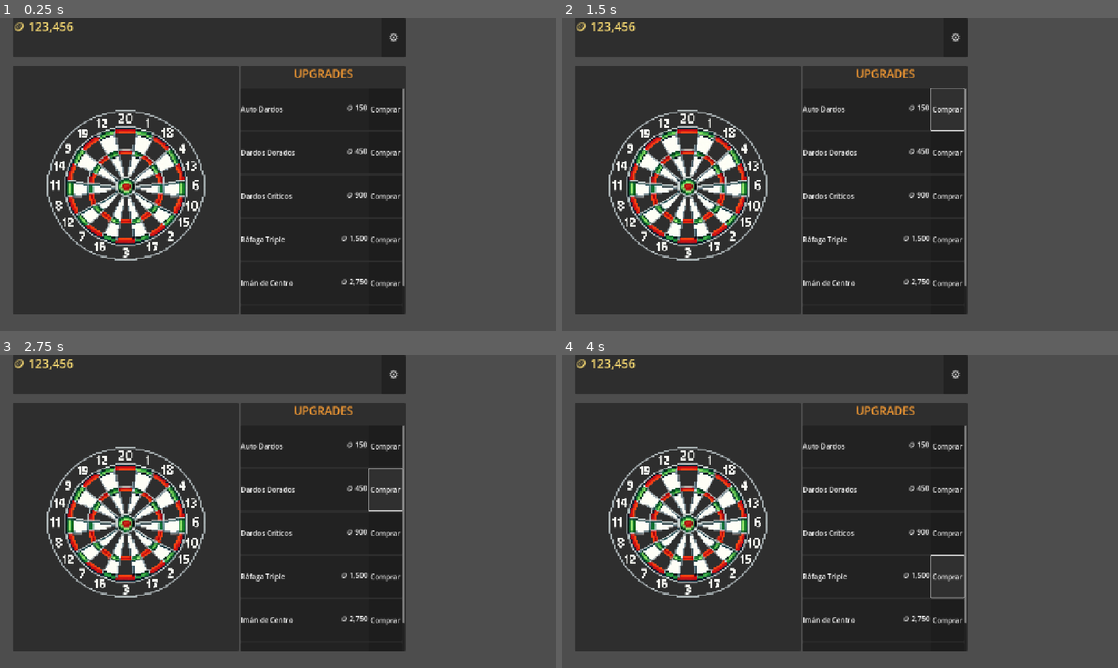
Above: before the commit, frames 1-4 (two rows, left to right).
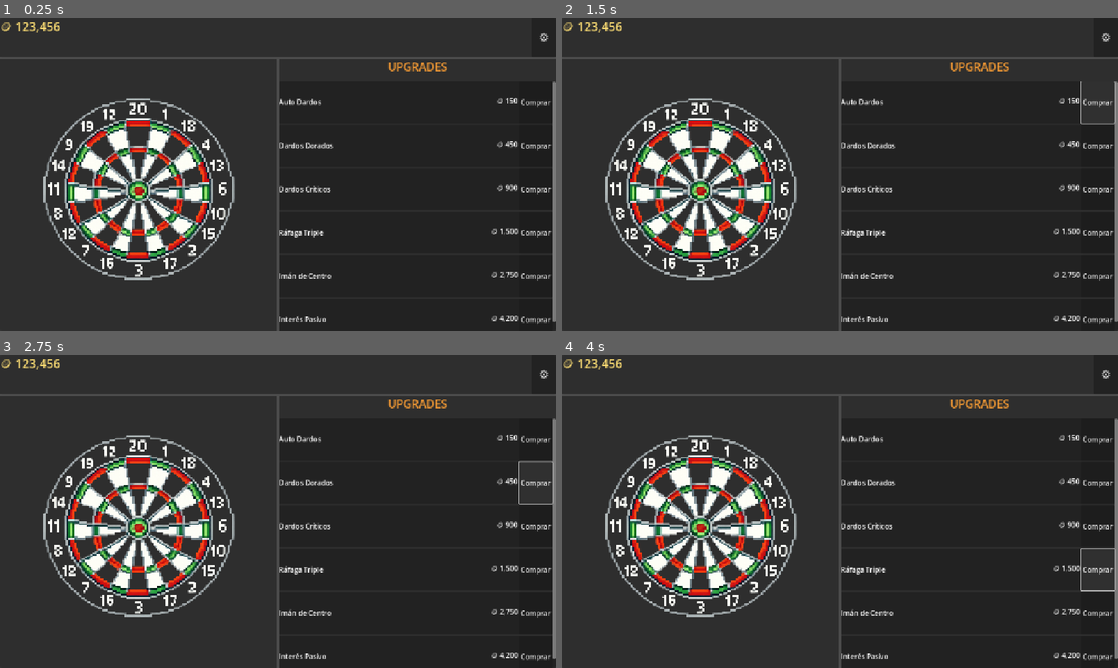
Above: after the commit, the same moments.

Repository: sbg93/EndlessBullseye
Game: Godot game, scene res://scenes/main.tscn
The game is run twice, just before and just after one commit, with the same random seed, the same clock (stepped at 60 frames per second) and the same inputs.
Inputs:
- Up to frame 1 (0.25 s): no input
- Up to frame 2 (1.5 s): click "⚙" at 0.5 s; click "Comprar" at 1.25 s
- Up to frame 3 (2.75 s): click "Comprar" at 2 s
- Up to frame 4 (4 s): click "Comprar" at 2.75 s; click "Comprar" at 3.5 s

The runs differ from the first frame. In frame 1, 47% of the frame differs, in the area x 0-100%, y 0-100%; in frame 2, 47%; in frame 3, 47%; in frame 4, 47%.

Commit message:
Update main.tscn

Diff:
--- a/scenes/main.tscn
+++ b/scenes/main.tscn
@@ -33,8 +33,7 @@
 layout_mode = 1
 anchors_preset = 10
 anchor_right = 1.0
-offset_left = 30.0
-offset_right = 934.0
+offset_right = 1280.0
 offset_bottom = 90.0
 grow_horizontal = 2
 
@@ -64,13 +63,15 @@
 text = "⚙"
 
 [node name="MainContent" type="HBoxContainer" parent="UI"]
-layout_mode = 0
+layout_mode = 1
+anchors_preset = 15
 anchor_right = 1.0
 anchor_bottom = 1.0
-offset_left = 30.0
-offset_top = 110.0
-offset_right = -30.0
-offset_bottom = -30.0
+offset_top = 94.0
+offset_right = 1280.0
+offset_bottom = 720.0
+grow_horizontal = 2
+grow_vertical = 2
 
 [node name="PlayArea" type="PanelContainer" parent="UI/MainContent"]
 custom_minimum_size = Vector2(520, 0)
